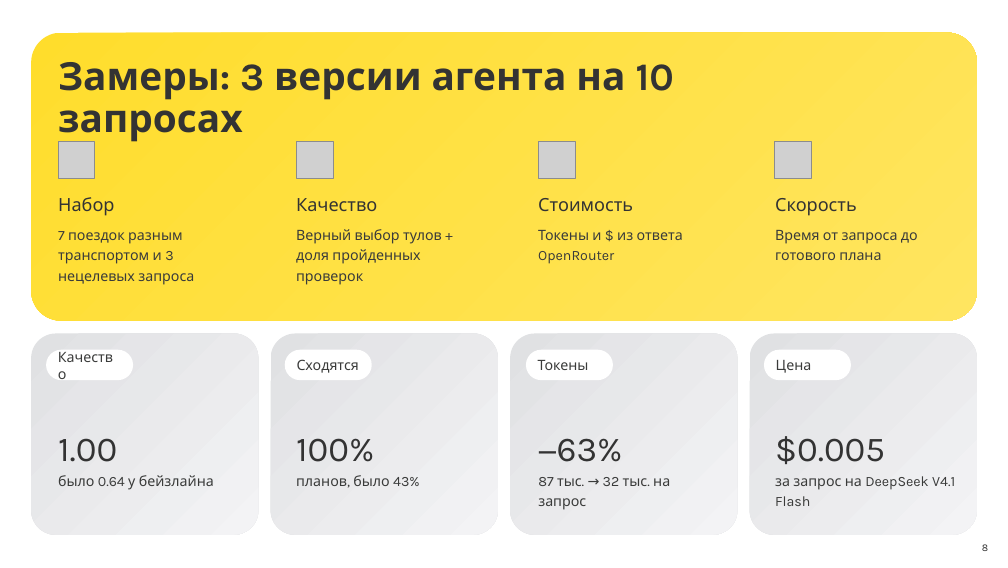
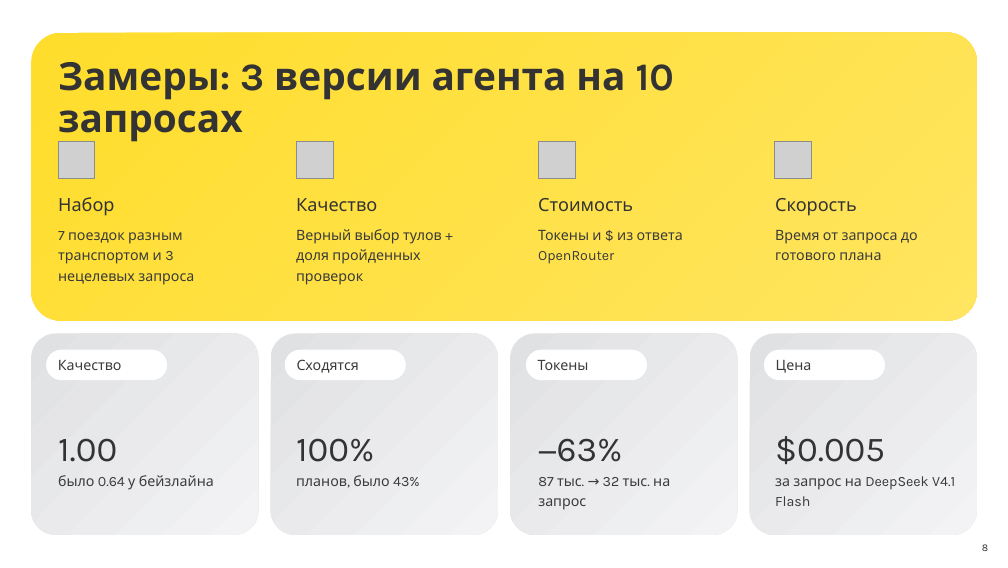
Before and after one commit to BessolitsinGleb/AI-ta, a slide deck: slide 8 of presentation/Amba_TBank.pptx. Drawn at 1008x568 pixels with LibreOffice and Linux fonts; fonts in the diff are those of the drawing; grey boxes stand for pictures. Boxes give left, top, right and bottom in pixels: in the first picture for what was removed or moved away, otherwise in the second. Text is boxed around its words. In the diff, an @@ line names an element or a change of style, - is before the commit and + after.

```diff
--- a/presentation/Amba_TBank.pptx
+++ b/presentation/Amba_TBank.pptx
@@ rounded rectangle "Качество": place and size @@
-rounded rectangle "Качество" at [46, 350, 133, 380]
+rounded rectangle "Качество" at [46, 350, 167, 380]
@@ rounded rectangle "Сходятся": place and size @@
-rounded rectangle "Сходятся" at [285, 350, 372, 380]
+rounded rectangle "Сходятся" at [285, 350, 406, 380]
@@ rounded rectangle "Токены": place and size @@
-rounded rectangle "Токены" at [526, 350, 613, 380]
+rounded rectangle "Токены" at [526, 350, 647, 380]
@@ rounded rectangle "Цена": place and size @@
-rounded rectangle "Цена" at [764, 350, 851, 380]
+rounded rectangle "Цена" at [764, 350, 885, 380]
```
Also in this commit, not shown: 4 other slides changed, 2 other files.
